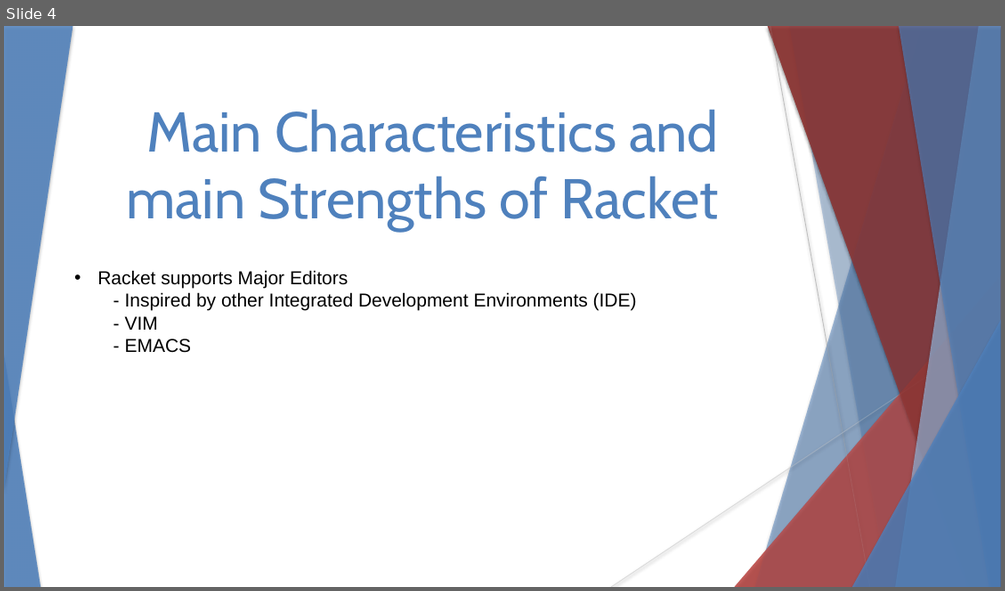
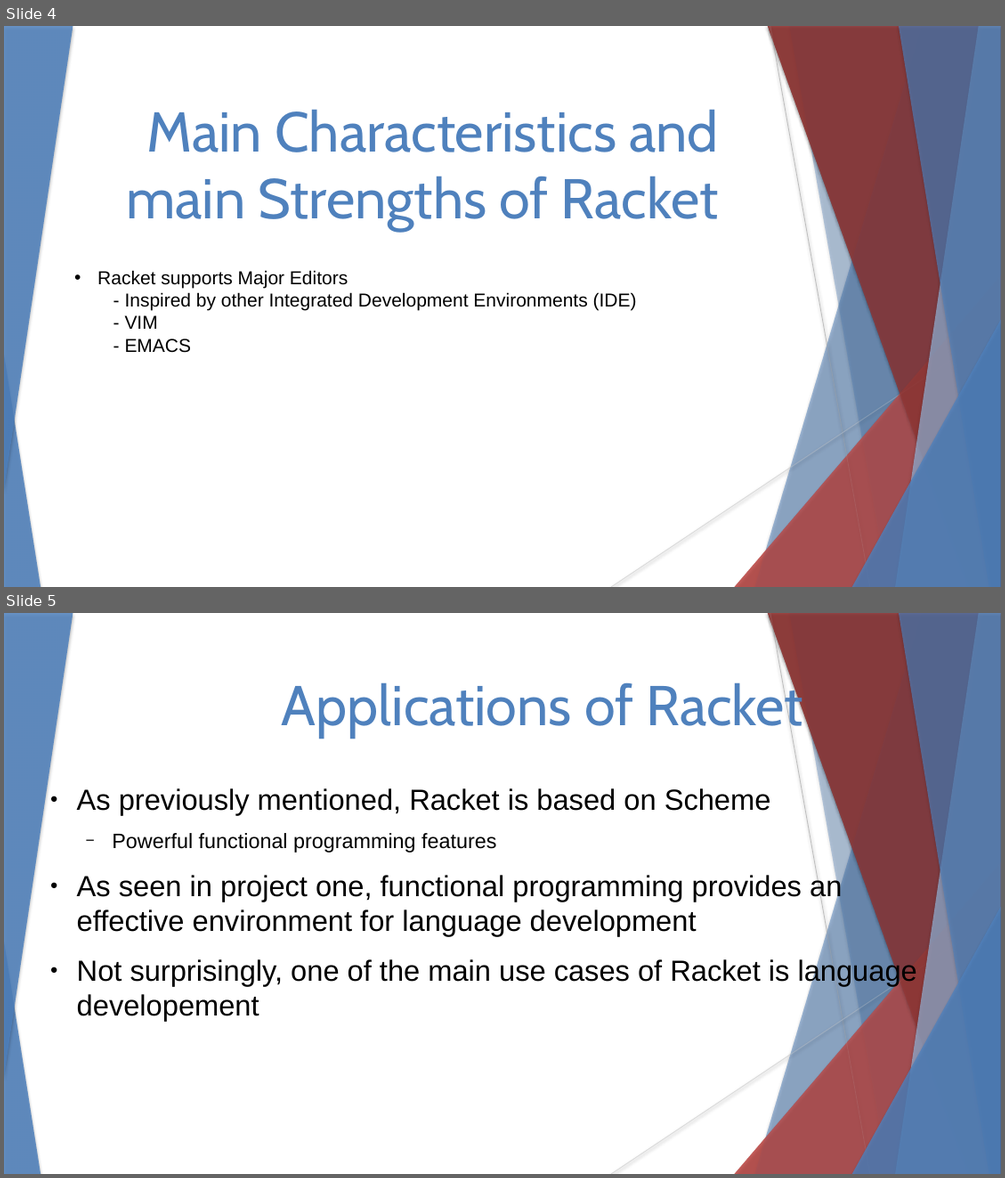
Before and after one commit to stevester94/CSC201_Project, a slide deck: CSC201Sec3Proj3Team4.pptx. Shown one above the other, each under a label of ours: slide 4 before the commit, slides 4 and 5 after it. The pictures are 1005x591 and 1005x1178 pixels, drawn with LibreOffice and Linux fonts; fonts in the diff are those of the drawing. Boxes give left, top, right and bottom in pixels: in the first picture for what was removed or moved away, otherwise in the second. Text is boxed around its words. In the diff, an @@ line names an element or a change of style, - is before the commit and + after.

```diff
--- a/CSC201Sec3Proj3Team4.pptx
+++ b/CSC201Sec3Proj3Team4.pptx
@@ slide 5 added at (4,613,1001,1174), background #FFFFFF; not listed: 18 template elements that a slide beside it also shows @@
@@ text added at (282,677,803,738), 54 pt, text #4F81BD @@
+Applications of Racket
@@ text added at (77,788,917,1021), 28 pt, text #000000 @@
+● As previously mentioned, Racket is based on Scheme
+  − Powerful functional programming features
+● As seen in project one, functional programming provides an effective environment for language development
+● Not surprisingly, one of the main use cases of Racket is language developement
```
Also in this commit, not shown: 1 slide changed, 3 other slides added.
